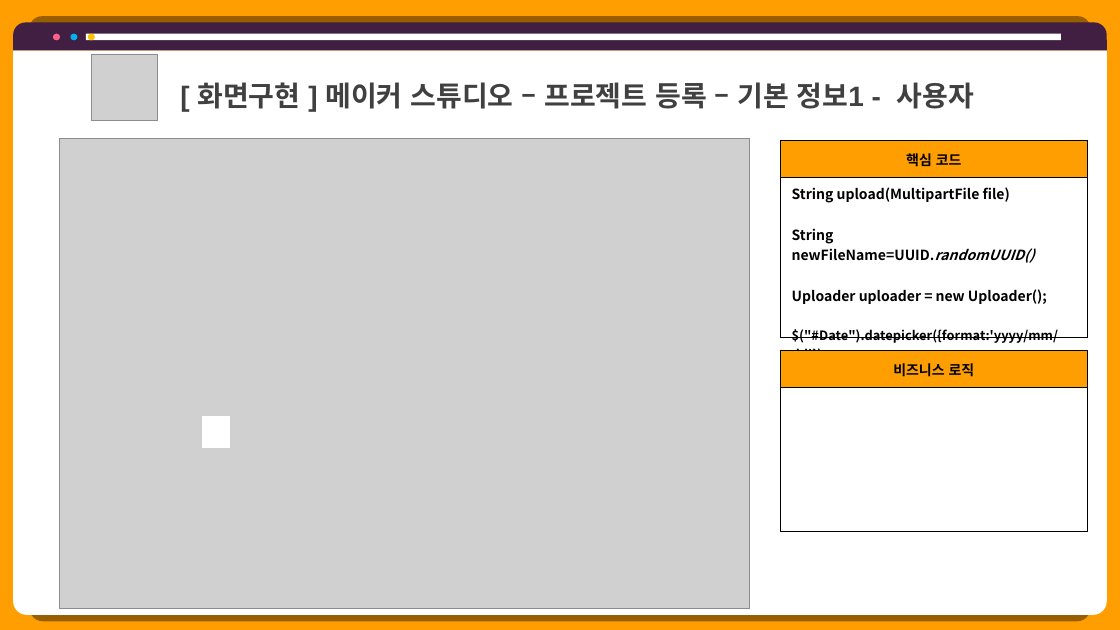
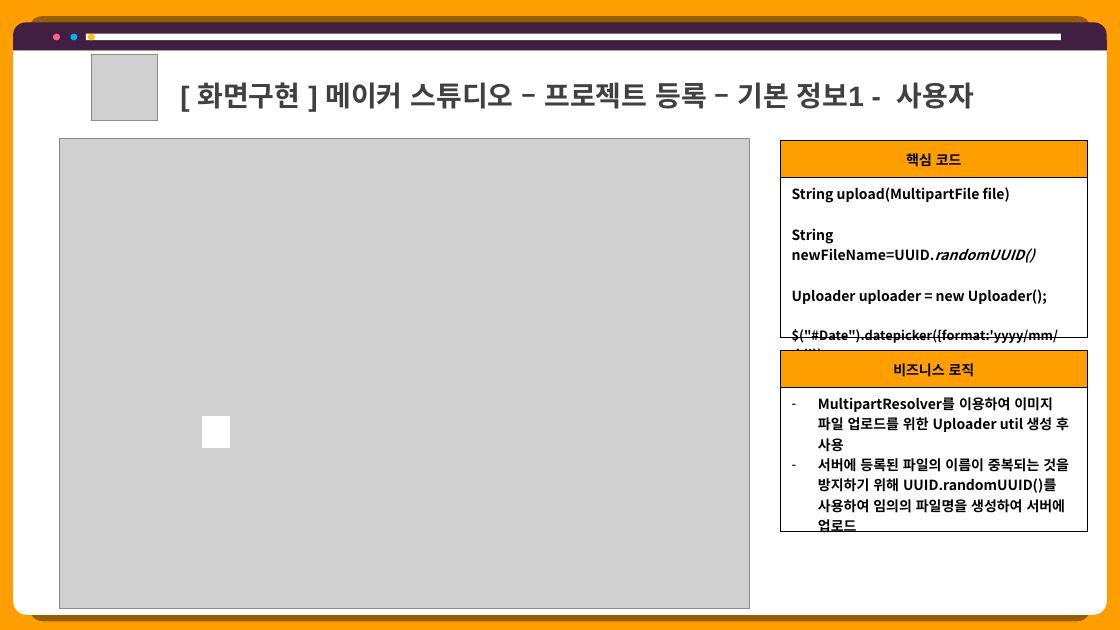
Before and after one commit to hhsw07/ezen-academy-projects, a slide deck: slide 13 of 0 발표용 파워포인트/project06 - 파워포인트 종합 - 현태.pptx (slide 15 before the commit). Drawn at 1120x630 pixels with LibreOffice and Linux fonts; fonts in the diff are those of the drawing; grey boxes stand for pictures. Boxes give left, top, right and bottom in pixels: in the first picture for what was removed or moved away, otherwise in the second. Text is boxed around its words. In the diff, an @@ line names an element or a change of style, - is before the commit and + after.

```diff
--- a/0 발표용 파워포인트/project06 - 파워포인트 종합 - 현태.pptx
+++ b/0 발표용 파워포인트/project06 - 파워포인트 종합 - 현태.pptx
@@ table at (781, 350, 1087, 536) @@
-row 2, column 1: 
+row 2, column 1: MultipartResolver를 이용하여 이미지 파일 업로드를 위한 Uploader util 생성 후 사용 / 서버에 등록된 파일의 이름이 중복되는 것을 방지하기 위해 UUID.randomUUID()를 사용하여 임의의 파일명을 생성하여 서버에 업로드
```
Also in this commit, not shown: 30 other slides changed, 1 slide added, 4 slides removed, 2 other files.
